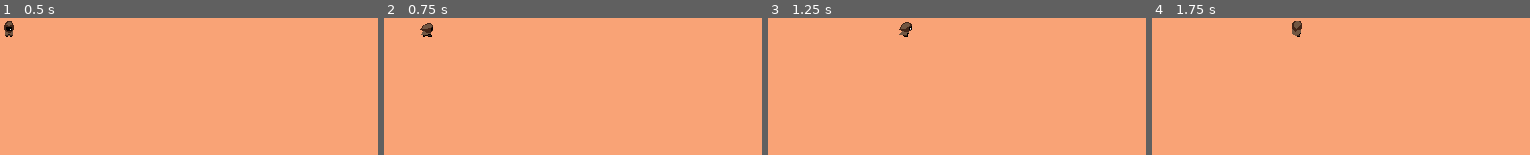
Above: before the commit, frames 1-4 (left to right).
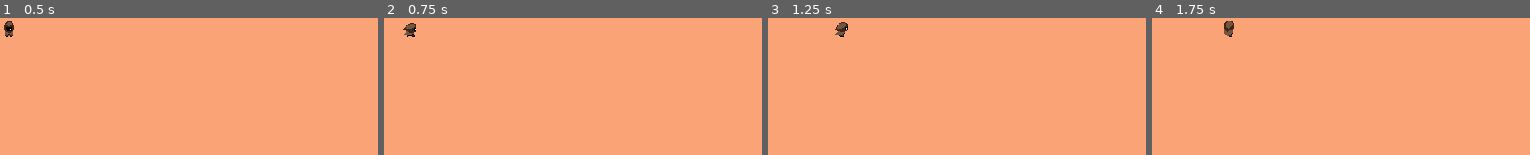
Above: after the commit, the same moments.

Repository: to-grt/One-Way
Game: Godot game, scene res://main.tscn
The game is run twice, just before and just after one commit, with the same random seed, the same clock (stepped at 60 frames per second) and the same inputs.
Inputs (mouse positions are in pixels of both pictures, inside the frame that each line leads up to):
- Up to frame 1 (0.5 s): no input
- Up to frame 2 (0.75 s): tap Enter at 0.5 s; move the mouse to (outside the picture) at 0.52 s; press the mouse at (outside the picture) at 0.53 s; hold D (walk_right) from 0.53 s (still down)
- Up to frame 3 (1.25 s): keep holding D (walk_right); tap Shift (run) at 0.8 s
- Up to frame 4 (1.75 s): move the mouse to (outside the picture) at 1.27 s; release D (walk_right) at 1.28 s; release the mouse at (outside the picture) at 1.28 s; hold W (walk_back) from 1.28 s (still down); tap Shift (run) at 1.35 s; click (outside the picture) at 1.42 s; tap S (walk_front) at 1.55 s

Frame 1 is identical in both runs. In frame 2, 0.5% of the frame differs, in the area x 5-13%, y 3-14%; in frame 3, 0.5%; in frame 4, 0.5%, in the area x 19-40%, y 2-14%.

Commit message:
new tree architecture

Diff:
--- a/main.tscn
+++ b/main.tscn
@@ -1,7 +1,7 @@
 [gd_scene load_steps=3 format=3 uid="uid://57hf7sc1v0kq"]
 
 [ext_resource type="Script" path="res://main.gd" id="1_qu5cw"]
-[ext_resource type="PackedScene" uid="uid://bvowddrdtuggy" path="res://Entities/Player/Player.tscn" id="2_atecg"]
+[ext_resource type="PackedScene" uid="uid://bvowddrdtuggy" path="res://scenes/entities/Player.tscn" id="2_atecg"]
 
 [node name="Main" type="Node2D"]
 script = ExtResource("1_qu5cw")
--- a/player.gd
+++ /dev/null
@@ -1,77 +0,0 @@
-extends CharacterBody2D
-
-@export var speed = 400
-var screen_size
-
-
-# Called when the node enters the scene tree for the first time.
-func _ready():
-	screen_size = get_viewport_rect().size
-
-func _unhandled_key_input(event):
-	print("_unhandled_key_input just received an input: ", event.as_text())
-	# this function is for keyboard events, handled after GUI events, which have priority
-
-func _unhandled_input(event):
-	# this function is for other events, handled after GUI events, which have priority
-	if event is InputEventMouseButton:
-		print("Mouse Click/Unclick at: ", event.position)
-	elif event is InputEventMouseMotion:
-		print("Mouse Motion at: ", event.position)
-
-
-# Called every frame. 'delta' is the elapsed time since the previous frame.
-func _process(delta):
-	var velocity = Vector2.ZERO
-	if Input.is_action_pressed("click"):
-		print("click")
-	if Input.is_action_pressed("walk_front"):
-		print("walk_front")
-		velocity.y += 0.5
-	if Input.is_action_pressed("walk_back"):
-		print("walk_back")
-		velocity.y -= 0.5
-	if Input.is_action_pressed("walk_left"):
-		print("walk_left")
-		velocity.x -= 0.5
-	if Input.is_action_pressed("walk_right"):
-		print("walk_right")
-		velocity.x += 0.5
-
-	velocity = velocity.normalized() * speed
-
-	if Input.is_action_pressed("run"):
-		print("run")
-		velocity.x *= 2
-		velocity.y *= 2
-
-	$AnimatedSprite2D.play()
-
-	position += velocity * delta
-	position = position.clamp(Vector2.ZERO, screen_size)
-
-	if velocity.x > 1:
-		$AnimatedSprite2D.animation = "walk_right"
-		$AnimatedSprite2D.flip_v = false
-		$AnimatedSprite2D.flip_h = true
-	elif velocity.x < -1:
-		$AnimatedSprite2D.animation = "walk_left"
-		$AnimatedSprite2D.flip_v = false
-		$AnimatedSprite2D.flip_h = false
-	elif velocity.y > 0:
-		$AnimatedSprite2D.animation = "walk_front"
-		$AnimatedSprite2D.flip_v = false
-		$AnimatedSprite2D.flip_h = false
-	elif velocity.y < 0:
-		$AnimatedSprite2D.animation = "walk_back"
-		$AnimatedSprite2D.flip_v = false
-		$AnimatedSprite2D.flip_h = false
-	else:
-		$AnimatedSprite2D.animation = "idle"
-		$AnimatedSprite2D.flip_v = false
-		$AnimatedSprite2D.flip_h = false
-
-func start(pos):
-	position = pos
-	show()
-	$CollisionShape2D.disabled = false
--- a/player.tscn
+++ /dev/null
@@ -1,254 +0,0 @@
-[gd_scene load_steps=31 format=3 uid="uid://vrf86stkvu3q"]
-
-[ext_resource type="Texture2D" uid="uid://dab534d04kc12" path="res://arts/player.png" id="1_ch22y"]
-[ext_resource type="Script" path="res://player.gd" id="1_qqqv6"]
-
-[sub_resource type="AtlasTexture" id="AtlasTexture_mjcmf"]
-atlas = ExtResource("1_ch22y")
-region = Rect2(0, 0, 16, 27)
-
-[sub_resource type="AtlasTexture" id="AtlasTexture_ks544"]
-atlas = ExtResource("1_ch22y")
-region = Rect2(32, 0, 16, 27)
-
-[sub_resource type="AtlasTexture" id="AtlasTexture_8fdnt"]
-atlas = ExtResource("1_ch22y")
-region = Rect2(0, 128, 16, 32)
-
-[sub_resource type="AtlasTexture" id="AtlasTexture_blkfv"]
-atlas = ExtResource("1_ch22y")
-region = Rect2(16, 128, 16, 32)
-
-[sub_resource type="AtlasTexture" id="AtlasTexture_6yurj"]
-atlas = ExtResource("1_ch22y")
-region = Rect2(32, 128, 16, 32)
-
-[sub_resource type="AtlasTexture" id="AtlasTexture_v4gsa"]
-atlas = ExtResource("1_ch22y")
-region = Rect2(0, 96, 16, 32)
-
-[sub_resource type="AtlasTexture" id="AtlasTexture_djjjq"]
-atlas = ExtResource("1_ch22y")
-region = Rect2(16, 96, 16, 32)
-
-[sub_resource type="AtlasTexture" id="AtlasTexture_t67k6"]
-atlas = ExtResource("1_ch22y")
-region = Rect2(32, 96, 16, 32)
-
-[sub_resource type="AtlasTexture" id="AtlasTexture_njm3s"]
-atlas = ExtResource("1_ch22y")
-region = Rect2(0, 160, 16, 32)
-
-[sub_resource type="AtlasTexture" id="AtlasTexture_1vt2q"]
-atlas = ExtResource("1_ch22y")
-region = Rect2(16, 160, 16, 32)
-
-[sub_resource type="AtlasTexture" id="AtlasTexture_wuest"]
-atlas = ExtResource("1_ch22y")
-region = Rect2(32, 160, 16, 32)
-
-[sub_resource type="AtlasTexture" id="AtlasTexture_hen47"]
-atlas = ExtResource("1_ch22y")
-region = Rect2(0, 160, 16, 32)
-
-[sub_resource type="AtlasTexture" id="AtlasTexture_8lo4k"]
-atlas = ExtResource("1_ch22y")
-region = Rect2(16, 160, 16, 32)
-
-[sub_resource type="AtlasTexture" id="AtlasTexture_4y0vt"]
-atlas = ExtResource("1_ch22y")
-region = Rect2(32, 160, 16, 32)
-
-[sub_resource type="AtlasTexture" id="AtlasTexture_oid85"]
-atlas = ExtResource("1_ch22y")
-region = Rect2(0, 32, 16, 32)
-
-[sub_resource type="AtlasTexture" id="AtlasTexture_qonfm"]
-atlas = ExtResource("1_ch22y")
-region = Rect2(16, 32, 16, 32)
-
-[sub_resource type="AtlasTexture" id="AtlasTexture_nv2wf"]
-atlas = ExtResource("1_ch22y")
-region = Rect2(32, 32, 16, 32)
-
-[sub_resource type="AtlasTexture" id="AtlasTexture_mfpi4"]
-atlas = ExtResource("1_ch22y")
-region = Rect2(0, 0, 16, 32)
-
-[sub_resource type="AtlasTexture" id="AtlasTexture_nnhn6"]
-atlas = ExtResource("1_ch22y")
-region = Rect2(16, 0, 16, 32)
-
-[sub_resource type="AtlasTexture" id="AtlasTexture_e7u2f"]
-atlas = ExtResource("1_ch22y")
-region = Rect2(32, 0, 16, 32)
-
-[sub_resource type="AtlasTexture" id="AtlasTexture_4j4l5"]
-atlas = ExtResource("1_ch22y")
-region = Rect2(0, 64, 16, 32)
-
-[sub_resource type="AtlasTexture" id="AtlasTexture_u6ioq"]
-atlas = ExtResource("1_ch22y")
-region = Rect2(16, 64, 16, 32)
-
-[sub_resource type="AtlasTexture" id="AtlasTexture_npwfv"]
-atlas = ExtResource("1_ch22y")
-region = Rect2(32, 64, 16, 32)
-
-[sub_resource type="AtlasTexture" id="AtlasTexture_5sj8r"]
-atlas = ExtResource("1_ch22y")
-region = Rect2(0, 64, 16, 32)
-
-[sub_resource type="AtlasTexture" id="AtlasTexture_a8m8v"]
-atlas = ExtResource("1_ch22y")
-region = Rect2(16, 64, 16, 32)
-
-[sub_resource type="AtlasTexture" id="AtlasTexture_byo6f"]
-atlas = ExtResource("1_ch22y")
-region = Rect2(32, 64, 16, 32)
-
-[sub_resource type="SpriteFrames" id="SpriteFrames_thkvl"]
-animations = [{
-"frames": [{
-"duration": 1.0,
-"texture": SubResource("AtlasTexture_mjcmf")
-}, {
-"duration": 1.0,
-"texture": SubResource("AtlasTexture_ks544")
-}],
-"loop": true,
-"name": &"idle",
-"speed": 2.0
-}, {
-"frames": [{
-"duration": 1.0,
-"texture": SubResource("AtlasTexture_8fdnt")
-}, {
-"duration": 1.0,
-"texture": SubResource("AtlasTexture_blkfv")
-}, {
-"duration": 1.0,
-"texture": SubResource("AtlasTexture_6yurj")
-}],
-"loop": true,
-"name": &"run_back",
-"speed": 5.0
-}, {
-"frames": [{
-"duration": 1.0,
-"texture": SubResource("AtlasTexture_v4gsa")
-}, {
-"duration": 1.0,
-"texture": SubResource("AtlasTexture_djjjq")
-}, {
-"duration": 1.0,
-"texture": SubResource("AtlasTexture_t67k6")
-}],
-"loop": true,
-"name": &"run_front",
-"speed": 10.0
-}, {
-"frames": [{
-"duration": 1.0,
-"texture": SubResource("AtlasTexture_njm3s")
-}, {
-"duration": 1.0,
-"texture": SubResource("AtlasTexture_1vt2q")
-}, {
-"duration": 1.0,
-"texture": SubResource("AtlasTexture_wuest")
-}],
-"loop": true,
-"name": &"run_left",
-"speed": 10.0
-}, {
-"frames": [{
-"duration": 1.0,
-"texture": SubResource("AtlasTexture_hen47")
-}, {
-"duration": 1.0,
-"texture": SubResource("AtlasTexture_8lo4k")
-}, {
-"duration": 1.0,
-"texture": SubResource("AtlasTexture_4y0vt")
-}],
-"loop": true,
-"name": &"run_right",
-"speed": 10.0
-}, {
-"frames": [{
-"duration": 1.0,
-"texture": SubResource("AtlasTexture_oid85")
-}, {
-"duration": 1.0,
-"texture": SubResource("AtlasTexture_qonfm")
-}, {
-"duration": 1.0,
-"texture": SubResource("AtlasTexture_nv2wf")
-}],
-"loop": true,
-"name": &"walk_back",
-"speed": 5.0
-}, {
-"frames": [{
-"duration": 1.0,
-"texture": SubResource("AtlasTexture_mfpi4")
-}, {
-"duration": 1.0,
-"texture": SubResource("AtlasTexture_nnhn6")
-}, {
-"duration": 1.0,
-"texture": SubResource("AtlasTexture_e7u2f")
-}],
-"loop": true,
-"name": &"walk_front",
-"speed": 5.0
-}, {
-"frames": [{
-"duration": 1.0,
-"texture": SubResource("AtlasTexture_4j4l5")
-}, {
-"duration": 1.0,
-"texture": SubResource("AtlasTexture_u6ioq")
-}, {
-"duration": 1.0,
-"texture": SubResource("AtlasTexture_npwfv")
-}],
-"loop": true,
-"name": &"walk_left",
-"speed": 5.0
-}, {
-"frames": [{
-"duration": 1.0,
-"texture": SubResource("AtlasTexture_5sj8r")
-}, {
-"duration": 1.0,
-"texture": SubResource("AtlasTexture_a8m8v")
-}, {
-"duration": 1.0,
-"texture": SubResource("AtlasTexture_byo6f")
-}],
-"loop": true,
-"name": &"walk_right",
-"speed": 5.0
-}]
-
-[sub_resource type="CapsuleShape2D" id="CapsuleShape2D_54fy7"]
-radius = 7.0
-height = 20.0
-
-[node name="Player" type="CharacterBody2D"]
-scale = Vector2(2, 2)
-script = ExtResource("1_qqqv6")
-
-[node name="AnimatedSprite2D" type="AnimatedSprite2D" parent="."]
-position = Vector2(8, 13.5)
-sprite_frames = SubResource("SpriteFrames_thkvl")
-animation = &"idle"
-frame_progress = 0.9601
-metadata/_edit_group_ = true
-
-[node name="CollisionShape2D" type="CollisionShape2D" parent="."]
-position = Vector2(8, 10.5)
-shape = SubResource("CapsuleShape2D_54fy7")
-metadata/_edit_group_ = true
--- a/Entities/Player/Player.tscn
+++ b/scenes/entities/Player.tscn
@@ -1,6 +1,6 @@
 [gd_scene load_steps=25 format=3 uid="uid://bvowddrdtuggy"]
 
-[ext_resource type="Script" path="res://Entities/Player/player.gd" id="1_c5pea"]
+[ext_resource type="Script" path="res://scripts/entities/Player.gd" id="1_c5pea"]
 [ext_resource type="Texture2D" uid="uid://cuo7junpcdaew" path="res://arts/Player/player_48_224.png" id="2_ca186"]
 
 [sub_resource type="CapsuleShape2D" id="CapsuleShape2D_vux61"]
--- /dev/null
+++ b/scripts/entities/Enemy.gd
@@ -0,0 +1,14 @@
+extends MovingEntity
+class_name Enemy
+
+var health: int = 3
+var damage: int = 1
+
+func _ready():
+	push_error("UNIMPLENTED ERROR: Enemy._ready()")
+
+func _process(delta):
+	_ai_behavior(delta)
+
+func _ai_behavior(delta):
+	push_error("UNIMPLENTED ERROR: Enemy._ai_behavior()")
--- /dev/null
+++ b/scripts/entities/EnemyA.gd
@@ -0,0 +1,5 @@
+extends Enemy
+class_name EnemyA
+
+func _ai_behavior(delta):
+	pass
--- /dev/null
+++ b/scripts/entities/Entity.gd
@@ -0,0 +1,5 @@
+extends Node2D
+class_name Entity
+
+func _ready():
+	push_error("UNIMPLEMENTED ERROR: Entity._ready()")
--- /dev/null
+++ b/scripts/entities/Experience.gd
@@ -0,0 +1,9 @@
+extends ImmobileEntity
+class_name Experience
+
+
+var xp_amount: int = 50
+
+func collect(by):
+	by.experience += xp_amount
+	queue_free()
--- /dev/null
+++ b/scripts/entities/Gold.gd
@@ -0,0 +1,10 @@
+extends ImmobileEntity
+
+
+class_name Gold
+
+var amount: int = 10
+
+func collect(by):
+	by.gold += amount
+	queue_free()
--- /dev/null
+++ b/scripts/entities/ImmobileEntity.gd
@@ -0,0 +1,6 @@
+extends Entity
+class_name ImmobileEntity
+
+
+func _ready():
+	push_error("UNIMPLEMENTED ERROR: ImmobileEntity._ready()")
--- /dev/null
+++ b/scripts/entities/MovingEntity.gd
@@ -0,0 +1,7 @@
+extends Entity
+class_name MovingEntity
+
+var speed: float = 100.0
+
+func _move(delta):
+	push_error("UNIMPLEMENTED ERROR: MovingEntity._move()")
--- a/Entities/Player/player.gd
+++ b/scripts/entities/Player.gd
@@ -1,12 +1,15 @@
-extends Area2D
+extends MovingEntity
 # Keep in mind CharacterBody2D, might be better ?
+
+
+class_name Player
 
 var screen_size: Vector2
 var pointer_position: Vector2
 var can_attack: bool = false
 @export var walk_factor: float = 0.3
 @export var run_multiplier: float = 2.0
-@export var speed: int = 200
+# @export var speed: int = 200
 @export var attack_cd: float = 1.0
 
 
--- /dev/null
+++ b/scripts/entities/PowerUps.gd
@@ -0,0 +1,11 @@
+extends ImmobileEntity
+
+
+class_name PowerUp
+
+var effect_strength: int = 1
+
+func apply_to(target):
+	if target is Player:
+		target.speed += effect_strength
+	queue_free()
Binary file added: arts/Player/Proto1.aseprite
Renamed: Entities/Enemy/Enemy.tscn -> scenes/entities/Enemy.tscn
Renamed: Entities/Entity/Entity.tscn -> scenes/entities/Entity.tscn
Renamed: Entities/ExperienceEntity/ExperienceEntity.tscn -> scenes/entities/ExperienceEntity.tscn
